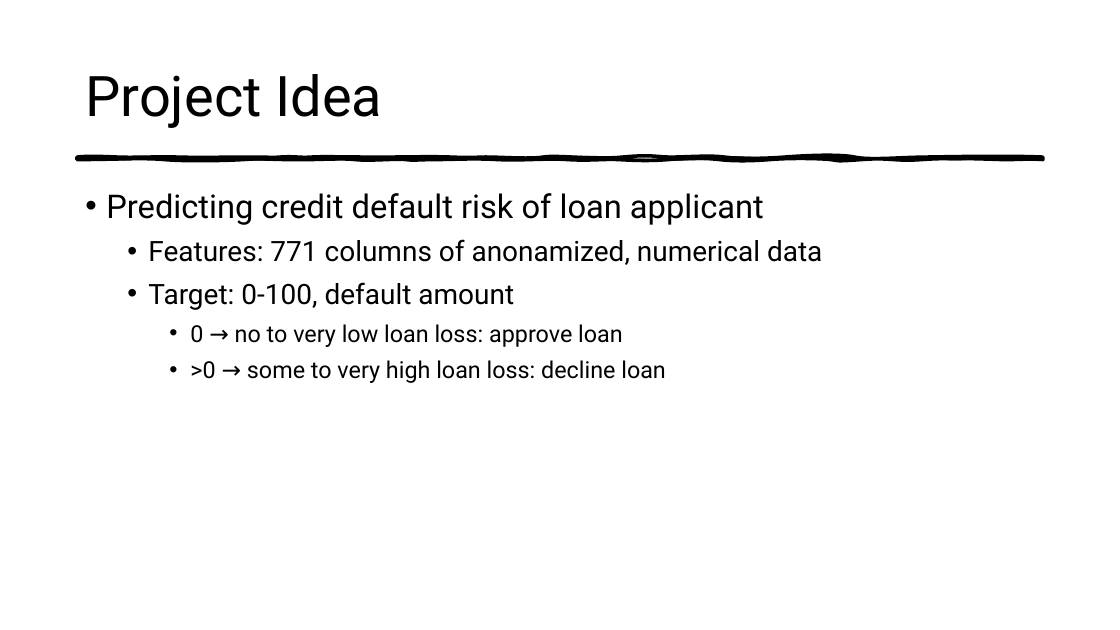
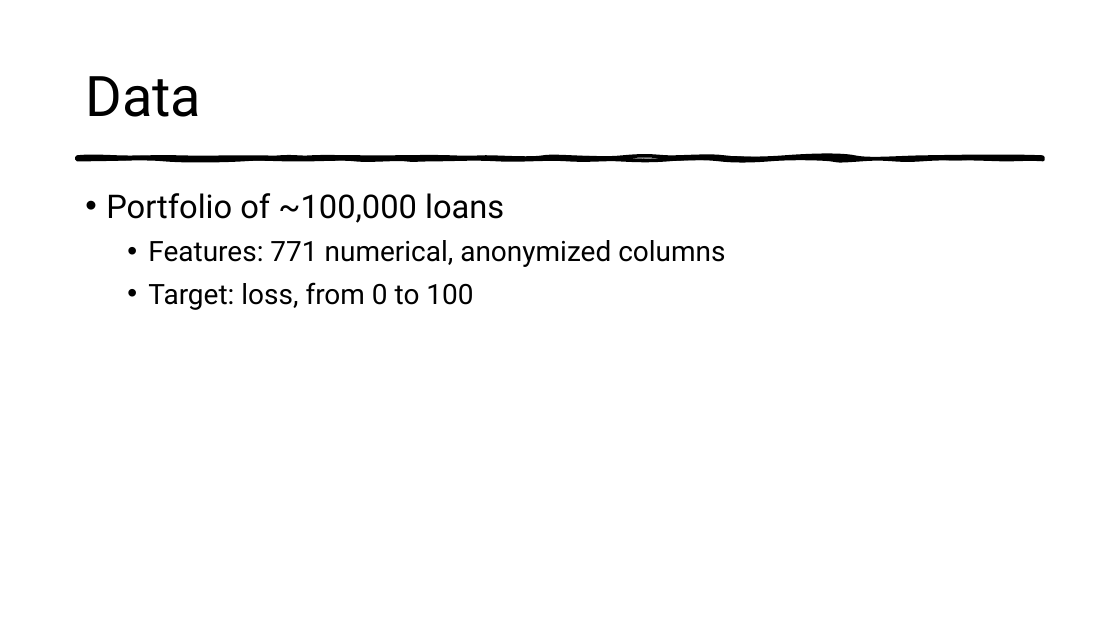
Before and after one commit to mdominguez2010/Loan-Loss, a slide deck: slide 3 of presentation/mvp .pptx (slide 2 before the commit). Drawn at 1120x630 pixels with LibreOffice and Linux fonts; fonts in the diff are those of the drawing. Boxes give left, top, right and bottom in pixels: in the first picture for what was removed or moved away, otherwise in the second. Text is boxed around its words. In the diff, an @@ line names an element or a change of style, - is before the commit and + after.

```diff
--- a/presentation/mvp .pptx
+++ b/presentation/mvp .pptx
@@ title at bbox=[85, 76, 201, 117]: text changed @@
-Project Idea
+Data
@@ text at bbox=[106, 193, 725, 310]: text changed @@
-• Predicting credit default risk of loan applicant
-  • Features: 771 columns of anonamized, numerical data
-  • Target: 0-100, default amount
-    • 0 → no to very low loan loss: approve loan
-    • >0 → some to very high loan loss: decline loan
+• Portfolio of ~100,000 loans
+  • Features: 771 numerical, anonymized columns
+  • Target: loss, from 0 to 100
```
Also in this commit, not shown: 2 other slides changed, 6 slides added, 3 slides removed, 5 other files.
